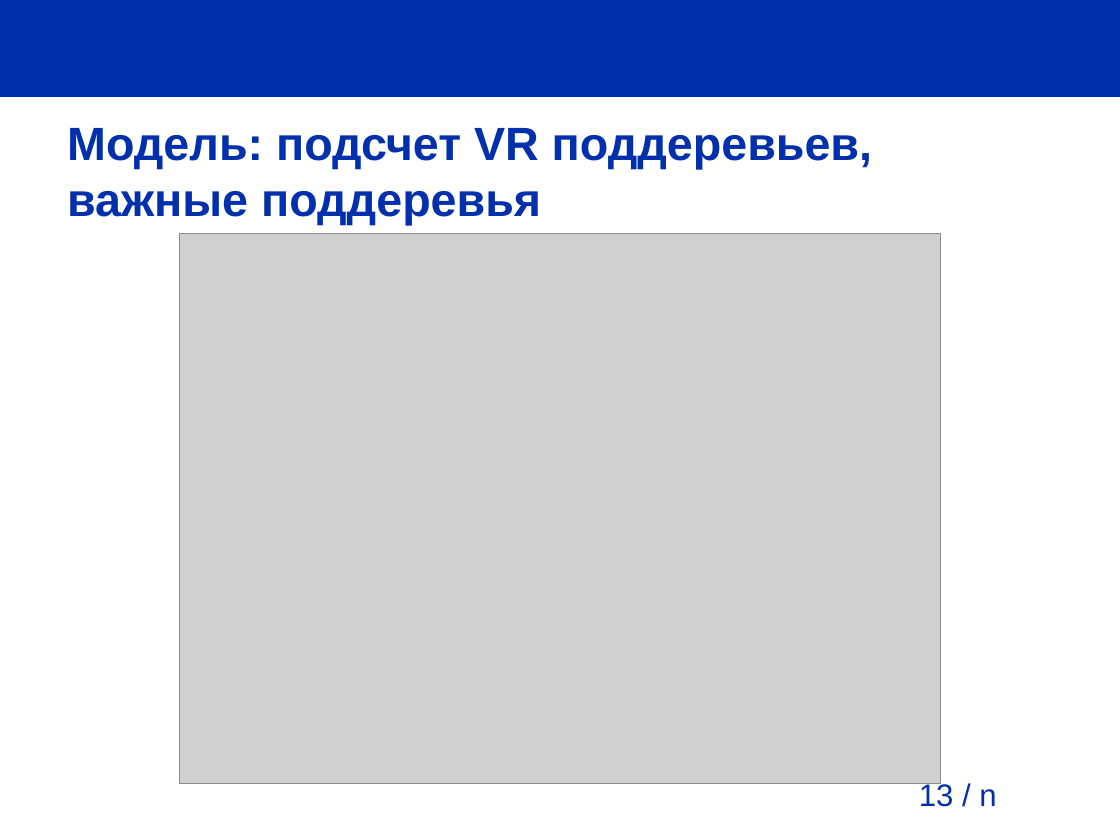
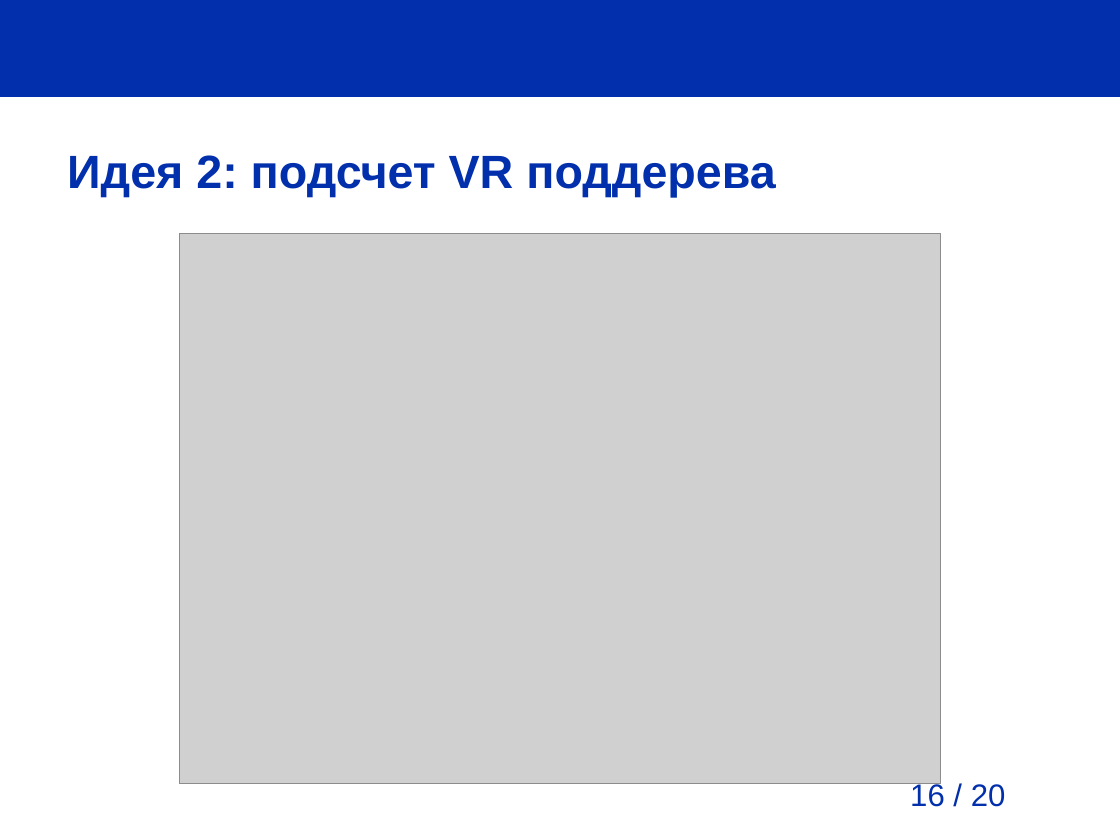
Before and after one commit to pva701/bachelor-thesis, a slide deck: slide 16 of presentation/presentation.odp (slide 13 before the commit). Drawn at 1120x840 pixels with LibreOffice and Linux fonts; fonts in the diff are those of the drawing; grey boxes stand for pictures; background and template pictures are left out. Boxes give left, top, right and bottom in pixels: in the first picture for what was removed or moved away, otherwise in the second. Text is boxed around its words. In the diff, an @@ line names an element or a change of style, - is before the commit and + after.

```diff
--- a/presentation/presentation.odp
+++ b/presentation/presentation.odp
@@ title at bbox=[67, 155, 775, 198]: text changed @@
-Модель: подсчет VR поддеревьев, важные поддеревья
+Идея 2: подсчет VR поддерева
@@ page number at bbox=[910, 781, 1006, 807]: text changed @@
-13 / n
+16 / 20
```
Also in this commit, not shown: 12 other slides changed, 4 slides added, 1 slide removed, 13 other files.
